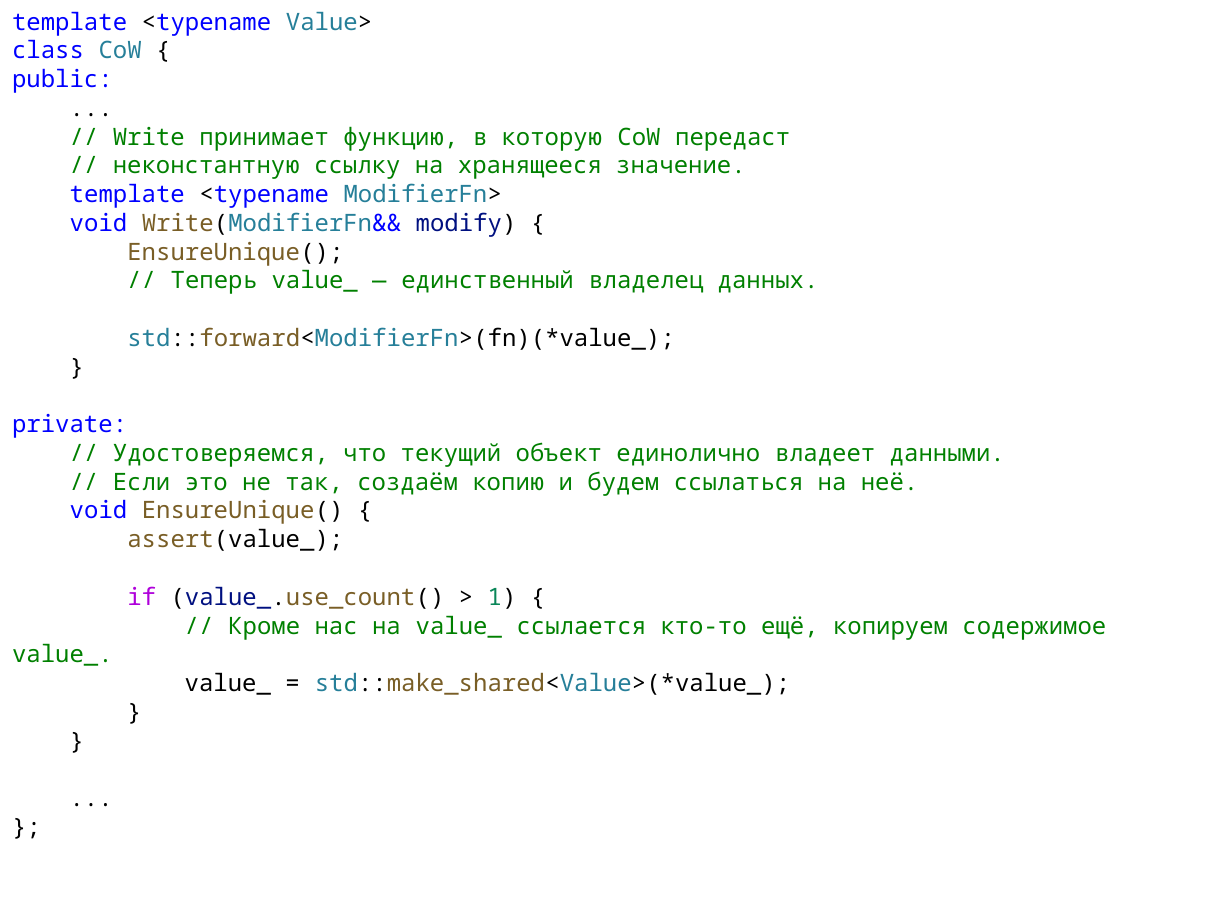
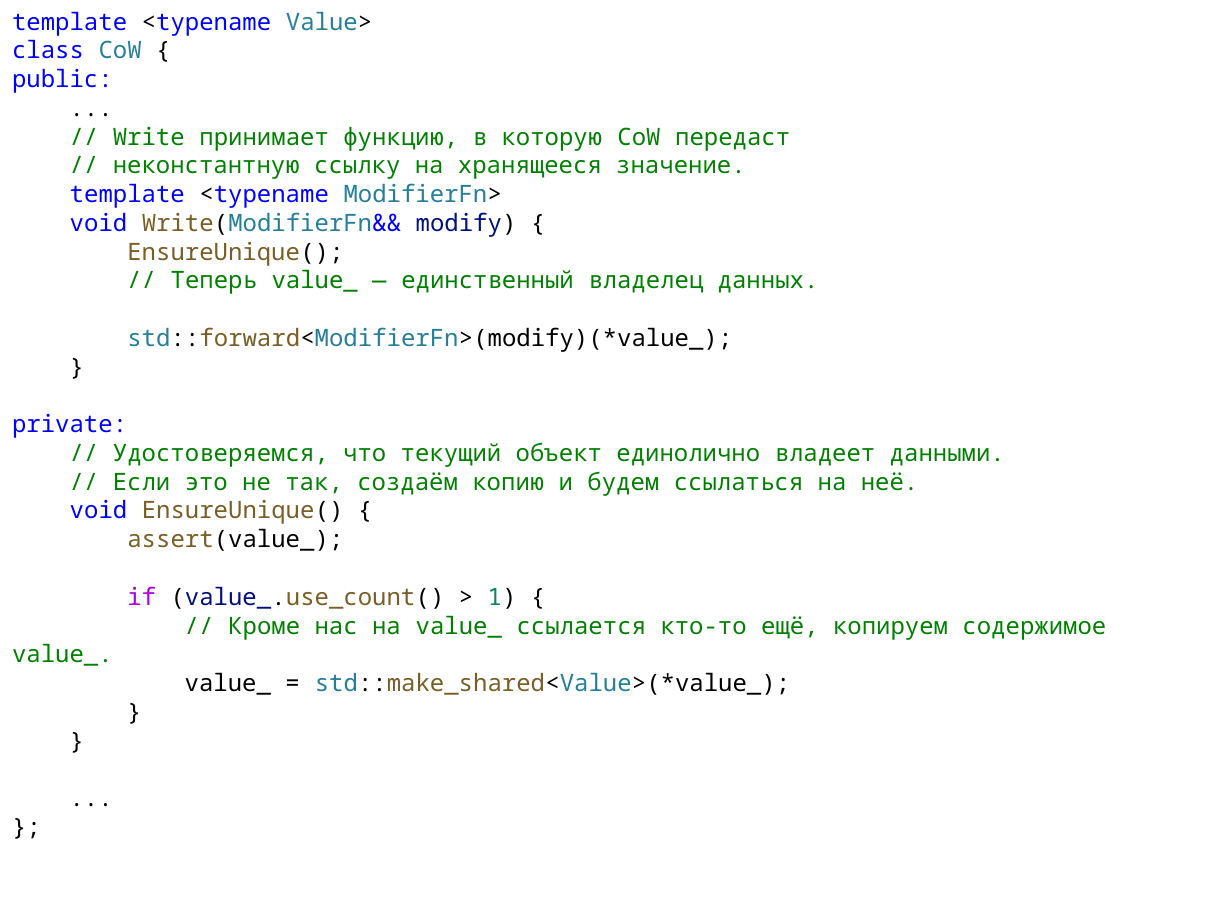
Before and after one commit to alexey-malov/ood, a slide deck: slide 42 of lectures/12.proxy/proxy.pptx. Drawn at 1232x924 pixels with LibreOffice and Linux fonts; fonts in the diff are those of the drawing. Boxes give left, top, right and bottom in pixels: in the first picture for what was removed or moved away, otherwise in the second. Text is boxed around its words. In the diff, an @@ line names an element or a change of style, - is before the commit and + after.

```diff
--- a/lectures/12.proxy/proxy.pptx
+++ b/lectures/12.proxy/proxy.pptx
@@ text at <box>127,327,732,352</box>: text changed @@
-std::forward<ModifierFn>(fn)(*value_);
+std::forward<ModifierFn>(modify)(*value_);
```
Also in this commit, not shown: 4 other slides changed.
